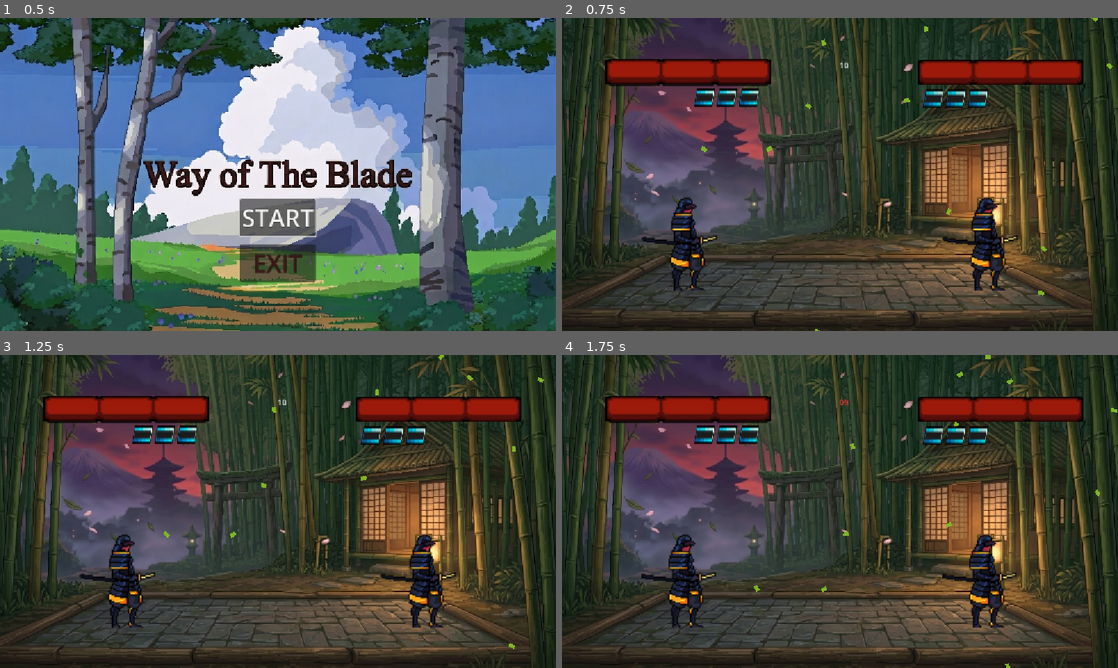
Above: before the commit, frames 1-4 (two rows, left to right).
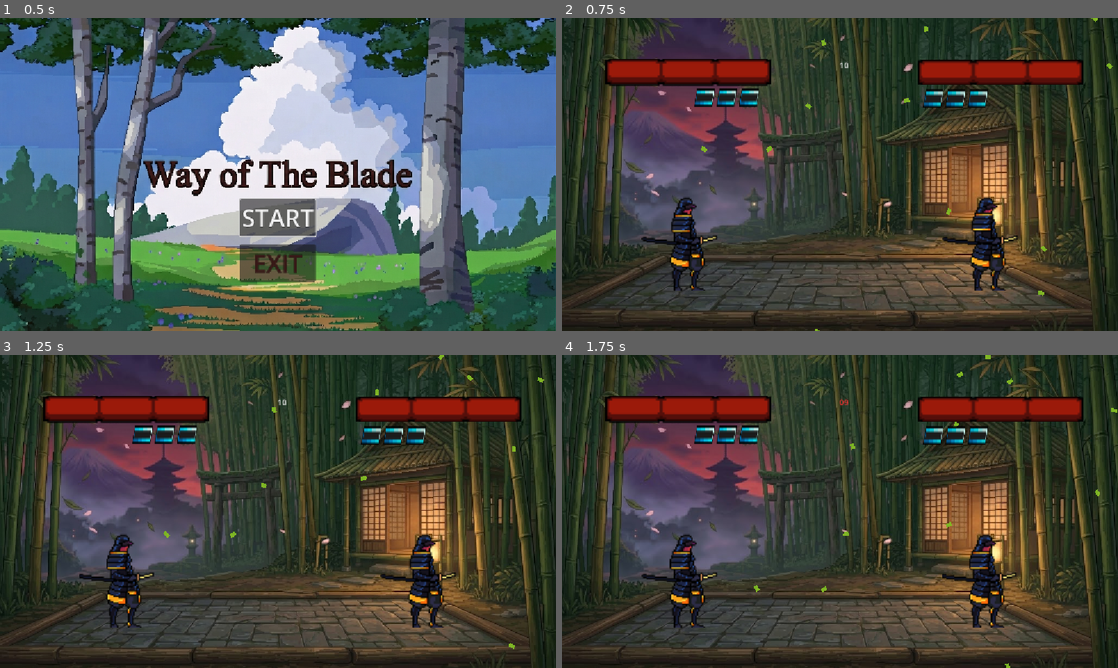
Above: after the commit, the same moments.

Repository: ianRHS/Way-of-the-blade-
Game: Godot game, scene res://Scenes/MainMenu.tscn
Same seed, same stepped clock (60 frames per second), same inputs: the game is played once before the commit and once after it.
Inputs:
- Up to frame 1 (0.5 s): no input
- Up to frame 2 (0.75 s): click "START" at 0.5 s
- Up to frame 3 (1.25 s): no input
- Up to frame 4 (1.75 s): no input

Frame 1 is identical in both runs. In frame 2, 0.2% of the frame differs, in the area x 19-24%, y 62-69%; in frame 3, 0.6%, in the area x 14-28%, y 57-88%; in frame 4, 0.6%.

Commit message:
added jump and falling animation for the characters
added code to check if character is airborne and plays jump animation and falling animation.

Diff:
--- a/Scenes/player.tscn
+++ b/Scenes/player.tscn
@@ -9,6 +9,7 @@
 [ext_resource type="Texture2D" uid="uid://dv0j8w1hokmks" path="res://Assets/Samurai assets/Samurai/Hurt.png" id="6_gymyn"]
 [ext_resource type="Texture2D" uid="uid://05dkr33ocr4q" path="res://Assets/Samurai assets/Samurai/Dead.png" id="8_f1ek2"]
 [ext_resource type="Texture2D" uid="uid://duencn6ci3w8a" path="res://Assets/Samurai assets/Samurai/Protection.png" id="8_pu2lt"]
+[ext_resource type="Texture2D" uid="uid://doagwbsbvhym8" path="res://Assets/Samurai assets/Samurai/Jump.png" id="10_tx1dd"]
 
 [sub_resource type="RectangleShape2D" id="RectangleShape2D_xnrmw"]
 size = Vector2(26, 50)
@@ -167,6 +168,26 @@
 atlas = ExtResource("8_f1ek2")
 region = Rect2(640, 0, 128, 128)
 
+[sub_resource type="AtlasTexture" id="AtlasTexture_57lvd"]
+atlas = ExtResource("10_tx1dd")
+region = Rect2(512, 0, 128, 128)
+
+[sub_resource type="AtlasTexture" id="AtlasTexture_ie7r7"]
+atlas = ExtResource("10_tx1dd")
+region = Rect2(640, 0, 128, 128)
+
+[sub_resource type="AtlasTexture" id="AtlasTexture_vq3lt"]
+atlas = ExtResource("10_tx1dd")
+region = Rect2(768, 0, 128, 128)
+
+[sub_resource type="AtlasTexture" id="AtlasTexture_pukcj"]
+atlas = ExtResource("10_tx1dd")
+region = Rect2(896, 0, 128, 128)
+
+[sub_resource type="AtlasTexture" id="AtlasTexture_1htnp"]
+atlas = ExtResource("10_tx1dd")
+region = Rect2(1024, 0, 128, 128)
+
 [sub_resource type="AtlasTexture" id="AtlasTexture_r7t2e"]
 atlas = ExtResource("8_pu2lt")
 region = Rect2(0, 0, 128, 128)
@@ -174,6 +195,10 @@
 [sub_resource type="AtlasTexture" id="AtlasTexture_nmr2m"]
 atlas = ExtResource("8_pu2lt")
 region = Rect2(128, 0, 128, 128)
+
+[sub_resource type="AtlasTexture" id="AtlasTexture_e6mvm"]
+atlas = ExtResource("10_tx1dd")
+region = Rect2(384, 0, 128, 128)
 
 [sub_resource type="SpriteFrames" id="SpriteFrames_05dxr"]
 animations = [{
@@ -325,6 +350,26 @@
 }, {
 "frames": [{
 "duration": 1.0,
+"texture": SubResource("AtlasTexture_57lvd")
+}, {
+"duration": 1.0,
+"texture": SubResource("AtlasTexture_ie7r7")
+}, {
+"duration": 1.0,
+"texture": SubResource("AtlasTexture_vq3lt")
+}, {
+"duration": 1.0,
+"texture": SubResource("AtlasTexture_pukcj")
+}, {
+"duration": 1.0,
+"texture": SubResource("AtlasTexture_1htnp")
+}],
+"loop": true,
+"name": &"fall",
+"speed": 5.0
+}, {
+"frames": [{
+"duration": 1.0,
 "texture": SubResource("AtlasTexture_r7t2e")
 }, {
 "duration": 1.0,
@@ -333,6 +378,14 @@
 "loop": false,
 "name": &"guard",
 "speed": 10.0
+}, {
+"frames": [{
+"duration": 1.0,
+"texture": SubResource("AtlasTexture_e6mvm")
+}],
+"loop": true,
+"name": &"jump",
+"speed": 5.0
 }]
 
 [node name="Player" type="CharacterBody2D" unique_id=217431882]
@@ -383,10 +436,9 @@
 [node name="CharacterAnim" type="AnimatedSprite2D" parent="Pivot" unique_id=856848261]
 scale = Vector2(0.8, 0.8)
 sprite_frames = SubResource("SpriteFrames_05dxr")
-animation = &"attack_2"
+animation = &"jump"
 autoplay = "Idle"
-frame = 4
-frame_progress = 1.0
+frame_progress = 0.17312115
 offset = Vector2(0, -33)
 
 [connection signal="area_entered" from="Hurtbox" to="." method="_on_hurtbox_area_entered"]
--- a/Scripts/player.gd
+++ b/Scripts/player.gd
@@ -121,7 +121,12 @@
 
 	# Update ground movement visuals when not performing an action
 	if not is_attacking and not is_guarding and not is_staggered:
-		if abs(velocity.x) > 10.0:
+		if not is_on_floor():
+			if velocity.y < 0:
+				anim.play("jump")
+			else:
+				anim.play("fall")
+		elif abs(velocity.x) > 10.0:
 			anim.play("Walk")
 		else:
 			anim.play("Idle")
